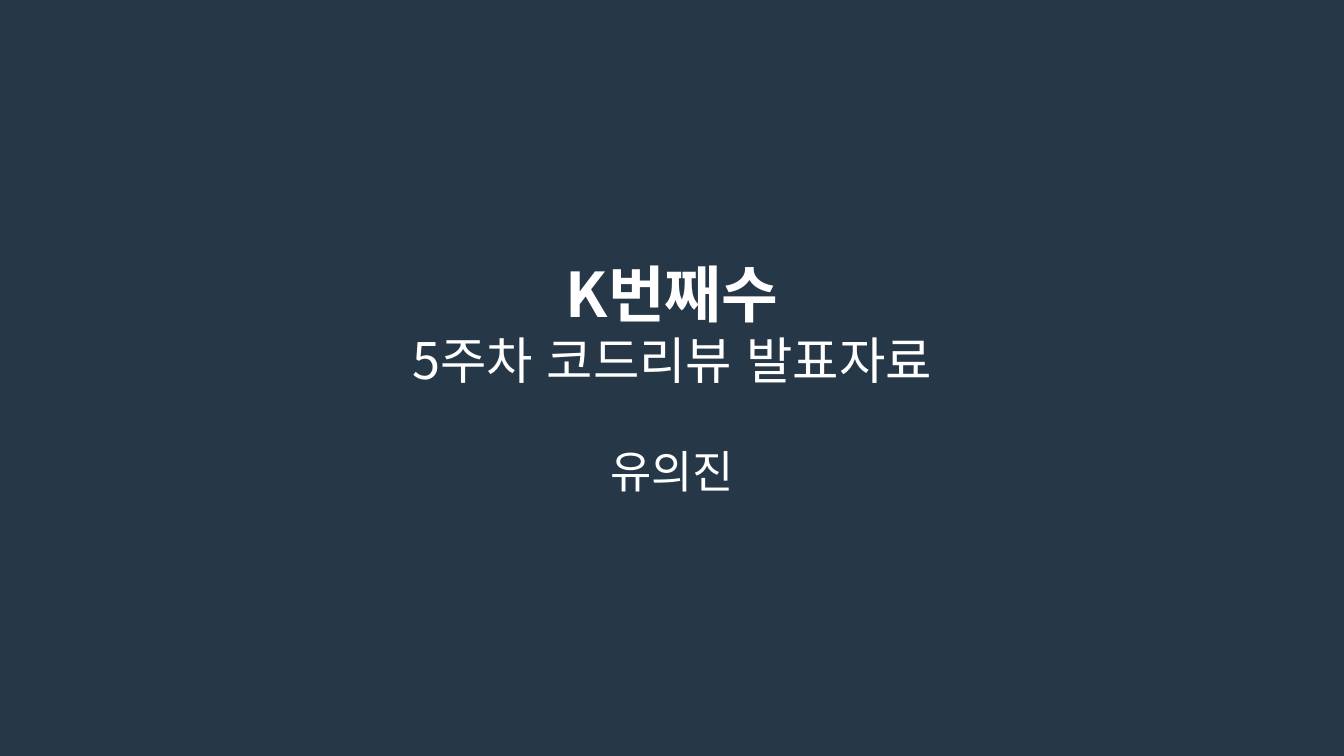
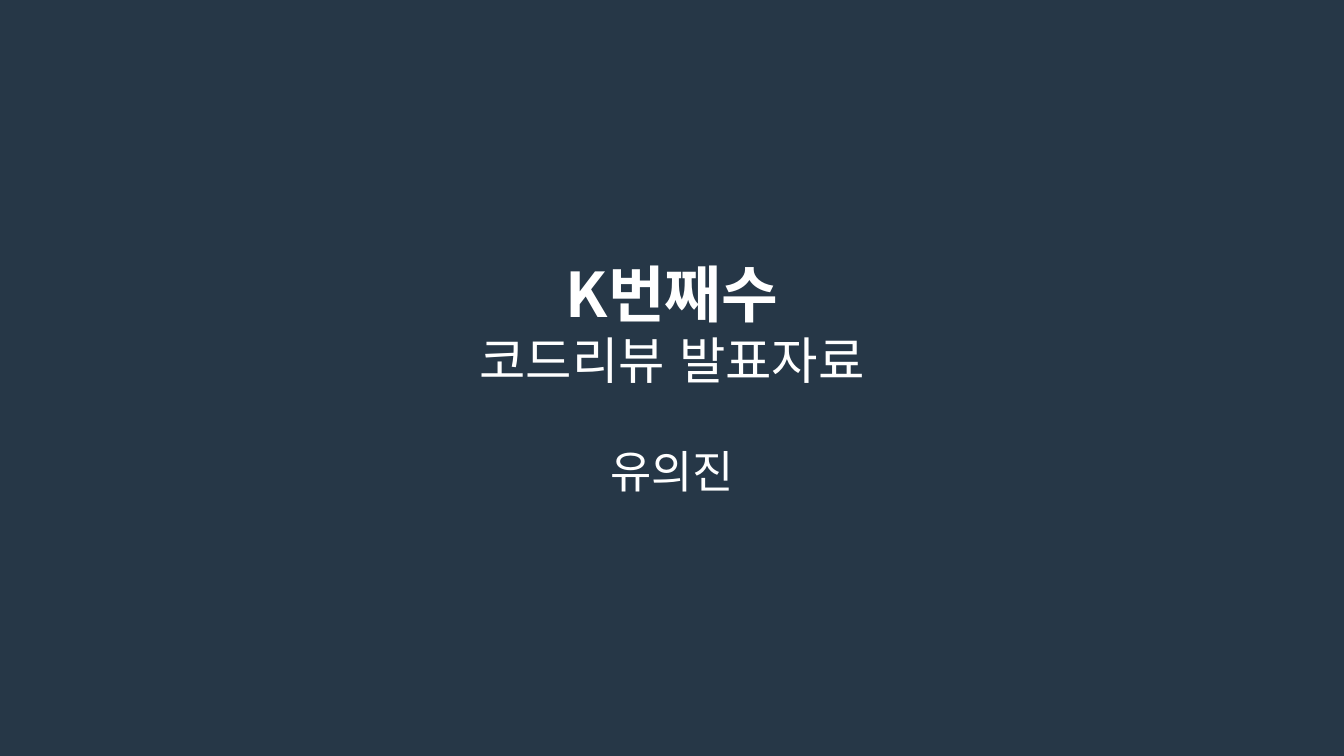
Before and after one commit to 1hk-star/Konkuk_SecurityFACT_Algorithm, a slide deck: slide 1 of 5주차/발표자료/코드 리뷰 자료/유의진/코드리뷰 유의진.pptx. Drawn at 1344x756 pixels with LibreOffice and Linux fonts; fonts in the diff are those of the drawing. Boxes give left, top, right and bottom in pixels: in the first picture for what was removed or moved away, otherwise in the second. Text is boxed around its words. In the diff, an @@ line names an element or a change of style, - is before the commit and + after.

```diff
--- a/5주차/발표자료/코드 리뷰 자료/유의진/코드리뷰 유의진.pptx
+++ b/5주차/발표자료/코드 리뷰 자료/유의진/코드리뷰 유의진.pptx
@@ text at bbox=[479, 337, 864, 383]: text changed @@
-5주차 코드리뷰 발표자료
+코드리뷰 발표자료
```
Also in this commit, not shown: 3 other files.
